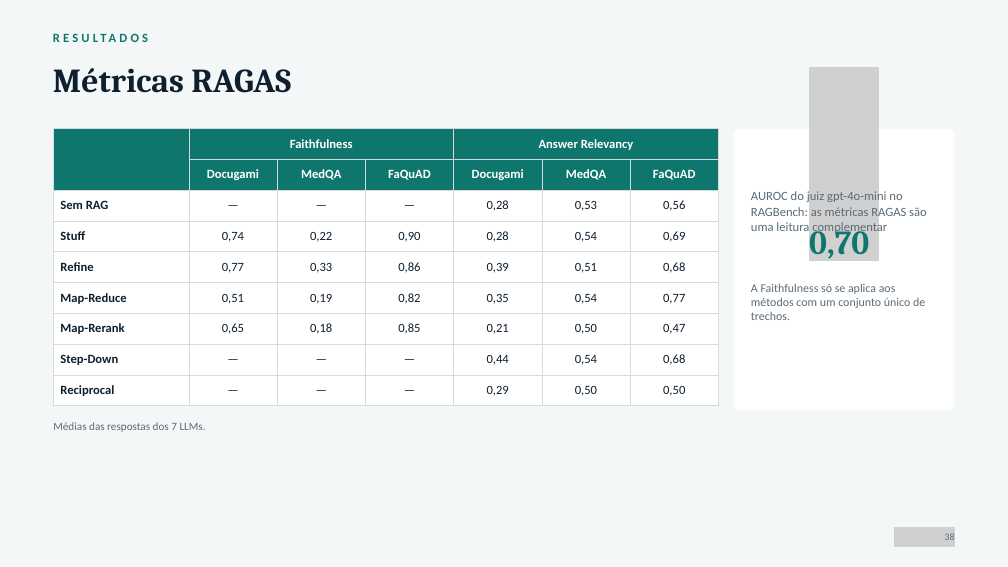
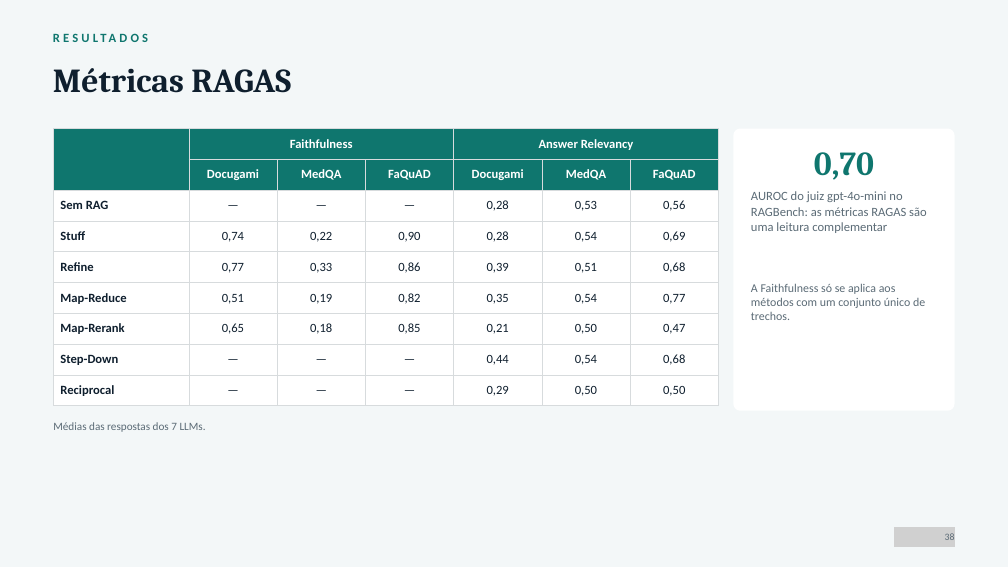
Before and after one commit to RyanMazzeu/TCC, a slide deck: slide 39 of Slide de Apresentação/Slide TCC .pptx. Drawn at 1008x567 pixels with LibreOffice and Linux fonts; fonts in the diff are those of the drawing; grey boxes stand for pictures. Boxes give left, top, right and bottom in pixels: in the first picture for what was removed or moved away, otherwise in the second. Text is boxed around its words. In the diff, an @@ line names an element or a change of style, - is before the commit and + after.

```diff
--- a/Slide de Apresentação/Slide TCC .pptx
+++ b/Slide de Apresentação/Slide TCC .pptx
@@ picture removed at (x1=809, y1=67, x2=879, y2=261) @@
@@ text "0,70" moved from (x1=809, y1=223, x2=869, y2=262) to (x1=814, y1=152, x2=874, y2=180) @@
@@ text "0,70" at (x1=814, y1=152, x2=874, y2=180): alignment left to centre; vertical alignment bottom to top @@
```
Also in this commit, not shown: 12 other slides changed, 1 other file.
